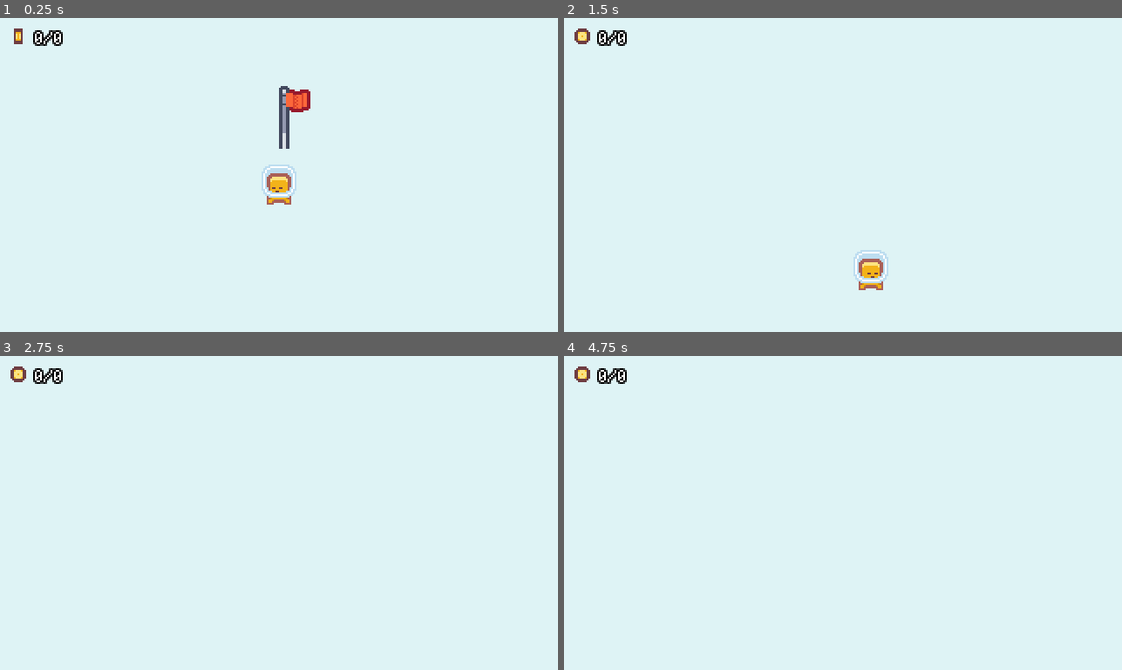
Above: before the commit, frames 1-4 (two rows, left to right).
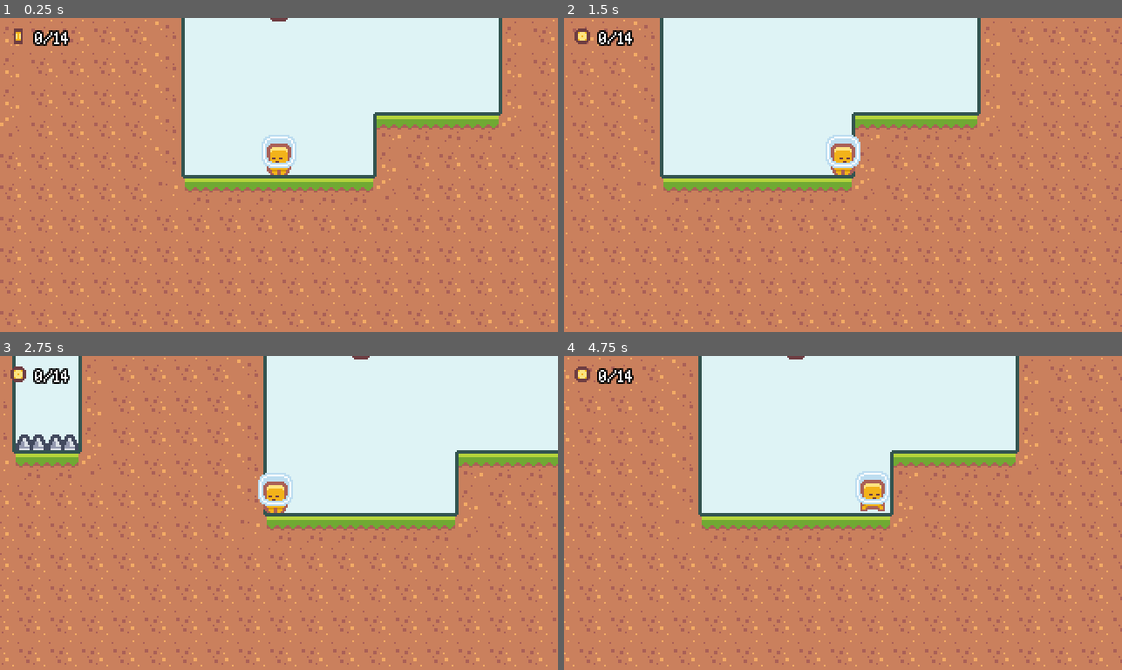
Above: after the commit, the same moments.

Repository: Yrainyw/2D-Platformer
Game: Godot game, scene res://Scenes/baseLevel.tscn
Same seed, same stepped clock (60 frames per second), same inputs: the game is played once before the commit and once after it. This scene is started directly instead of the project's main scene.
Inputs:
- Up to frame 1 (0.25 s): no input
- Up to frame 2 (1.5 s): hold D (move_right) from 0.53 s (still down); tap K (dash) at 0.6, 1.35 s; tap J (jump) at 0.77 s
- Up to frame 3 (2.75 s): tap J (jump) at 1.52 s; release D (move_right) at 2.03 s; hold A (move_left) from 2.03 s (still down); tap K (dash) at 2.1 s
- Up to frame 4 (4.75 s): tap K (dash) at 2.85, 3.6, 4.35 s; tap J (jump) at 3.02, 3.77, 4.52 s; release A (move_left) at 4.28 s; hold D (move_right) from 4.28 s (still down)

The runs differ from the first frame. In frame 1, 77% of the frame differs, in the area x 0-100%, y 0-100%; in frame 2, 77%; in frame 3, 75%; in frame 4, 77%.

Commit message:
Changing Levels

Diff:
--- /dev/null
+++ b/Levels/level_002.tscn
@@ -0,0 +1,11 @@
+[gd_scene load_steps=2 format=2]
+
+[ext_resource path="res://Scenes/baseLevel.tscn" type="PackedScene" id=1]
+
+[node name="BaseLevel" instance=ExtResource( 1 )]
+
+[node name="TileMap" parent="." index="2"]
+tile_data = PoolIntArray( 65531, 0, 0, 65532, 0, 1, 65533, 0, 1, 65534, 0, 1, 65535, 0, 1, 0, 0, 1, 1, 0, 1, 2, 0, 1, 3, 0, 1, 4, 0, 2, 131067, 0, 131072, 131068, 0, 131073, 131069, 0, 131073, 131070, 0, 131073, 131071, 0, 131073, 65536, 0, 131073, 65537, 0, 131073, 65538, 0, 131073, 65539, 0, 131073, 65540, 0, 131074 )
+
+[node name="Flag" parent="." index="3"]
+position = Vector2( -81, 0 )
--- /dev/null
+++ b/Scenes/levelManager.tscn
@@ -0,0 +1,9 @@
+[gd_scene load_steps=4 format=2]
+
+[ext_resource path="res://Levels/level_001.tscn" type="PackedScene" id=1]
+[ext_resource path="res://Scripts/levelManager.gd" type="Script" id=2]
+[ext_resource path="res://Levels/level_002.tscn" type="PackedScene" id=3]
+
+[node name="LevelManager" type="Node"]
+script = ExtResource( 2 )
+levelScenes = [ ExtResource( 1 ), ExtResource( 3 ) ]
--- a/Scenes/main.tscn
+++ b/Scenes/main.tscn
@@ -1,7 +1,3 @@
-[gd_scene load_steps=2 format=2]
-
-[ext_resource path="res://Levels/level_001.tscn" type="PackedScene" id=1]
+[gd_scene format=2]
 
 [node name="Main" type="Node"]
-
-[node name="Level_001" parent="." instance=ExtResource( 1 )]
--- a/Scripts/baseLevel.gd
+++ b/Scripts/baseLevel.gd
@@ -15,6 +15,8 @@
 	spawnPosition = $Player.global_position
 	register_player($Player)
 	coin_total_changed(get_tree().get_nodes_in_group("coin").size())
+
+	$Flag.connect("player_won", self, "on_player_won")
 
 
 func coin_collected():
@@ -43,3 +45,7 @@
 func on_player_died():
 	currentPlayerNode.queue_free()
 	create_player()
+
+
+func on_player_won():
+	$"/root/LevelManager".increment_level()
--- /dev/null
+++ b/Scripts/levelManager.gd
@@ -0,0 +1,22 @@
+extends Node
+
+export(Array, PackedScene) var levelScenes
+
+var currentLevelIndex = 0
+
+
+func _ready():
+	change_level(currentLevelIndex)
+
+
+func change_level(levelIndex):
+	currentLevelIndex = levelIndex
+
+	if (currentLevelIndex >= levelScenes.size()):
+		currentLevelIndex = 0
+
+	get_tree().change_scene(levelScenes[currentLevelIndex].resource_path)
+
+
+func increment_level():
+	change_level(currentLevelIndex + 1)
--- a/project.godot
+++ b/project.godot
@@ -13,6 +13,10 @@
 config/name="2D Platformer"
 run/main_scene="res://Scenes/main.tscn"
 config/icon="res://icon.png"
+
+[autoload]
+
+LevelManager="*res://Scenes/levelManager.tscn"
 
 [display]
 
